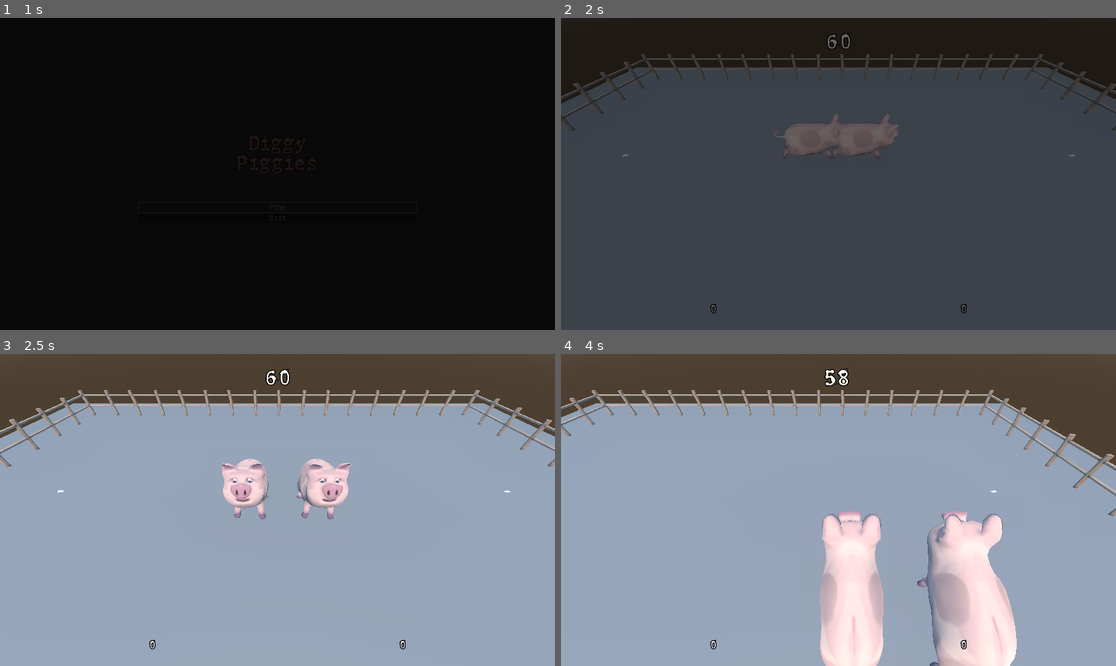
Above: before the commit, frames 1-4 (two rows, left to right).
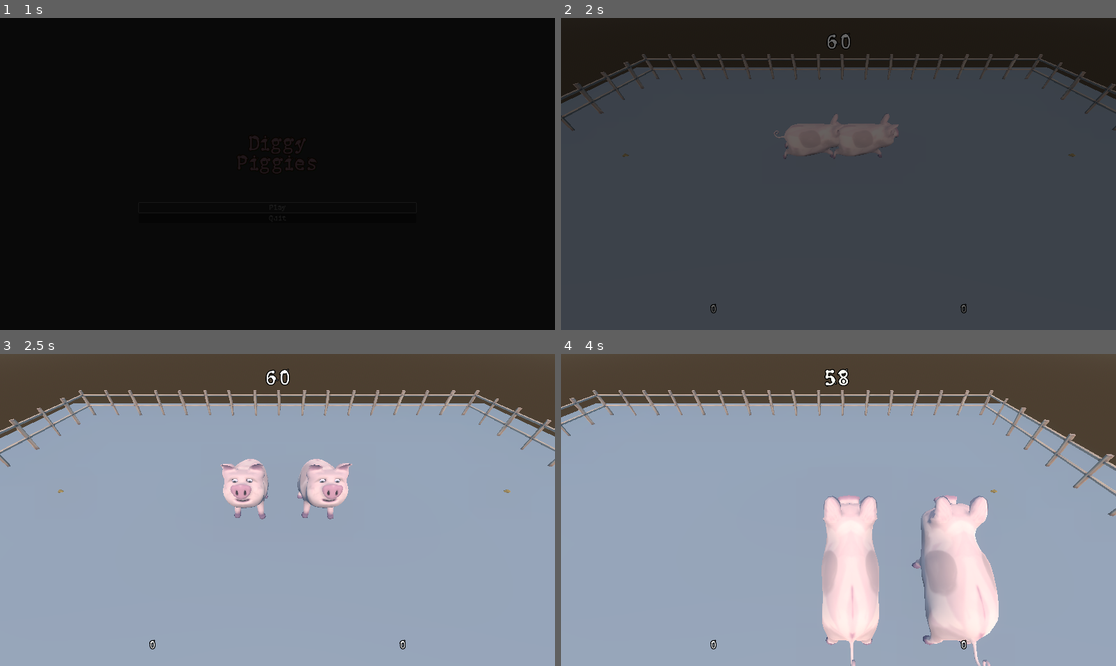
Above: after the commit, the same moments.

Repository: 80hdgames/GGJ-2023
Game: Godot game, scene res://Scenes/Start.tscn
The game is run twice, just before and just after one commit, with the same random seed, the same clock (stepped at 60 frames per second) and the same inputs.
Inputs:
- Up to frame 1 (1 s): click "Play" at 0.5 s
- Up to frame 2 (2 s): tap Enter (ui_accept) at 1.25, 1.52 s; hold Right (ui_right) from 1.28 s (still down); tap Shift (desktop1_boost) at 1.35 s
- Up to frame 3 (2.5 s): release Right (ui_right) at 2.03 s; hold Down (ui_down) from 2.03 s (still down); tap Shift (desktop1_boost) at 2.1 s; tap Enter (ui_accept) at 2.27 s
- Up to frame 4 (4 s): release Down (ui_down) at 2.78 s; hold Right (ui_right) 2.78-3.53 s; tap Shift (desktop1_boost) at 2.85, 3.6 s; hold Up (ui_up) from 3.53 s (still down); tap Enter (ui_accept) at 3.77 s

Frame 1 is identical in both runs. In frame 2, 0.1% of the frame differs, in the area x 0-100%, y 11-46%; in frame 3, 0.3%; in frame 4, 8.0%, in the area x 0-83%, y 11-100%.

Commit message:
Edited Piggy
-rotated Capsule collider on its side & resized to better match the Piggy_Avatar

Diff:
--- a/GGJ-2023-Project/Scenes/Prefabs/Piggy.tscn
+++ b/GGJ-2023-Project/Scenes/Prefabs/Piggy.tscn
@@ -4,12 +4,14 @@
 [ext_resource type="PackedScene" uid="uid://i04aolnfaxr4" path="res://Scenes/Prefabs/Piggy_Avatar.tscn" id="2_7neef"]
 
 [sub_resource type="CapsuleShape3D" id="CapsuleShape3D_v2rv6"]
+radius = 0.65
+height = 2.65
 
 [node name="Piggy" type="CharacterBody3D" groups=["Player"]]
 script = ExtResource("1_crtsg")
 
 [node name="CollisionShape3D" type="CollisionShape3D" parent="."]
-transform = Transform3D(1, 0, 0, 0, 1, 0, 0, 0, 1, 0, 1, 0)
+transform = Transform3D(1, 0, 0, 0, -4.37114e-08, -1, 0, 1, -4.37114e-08, 0, 0.653631, -0.426176)
 shape = SubResource("CapsuleShape3D_v2rv6")
 
 [node name="Piggy_Avatar" parent="." instance=ExtResource("2_7neef")]
